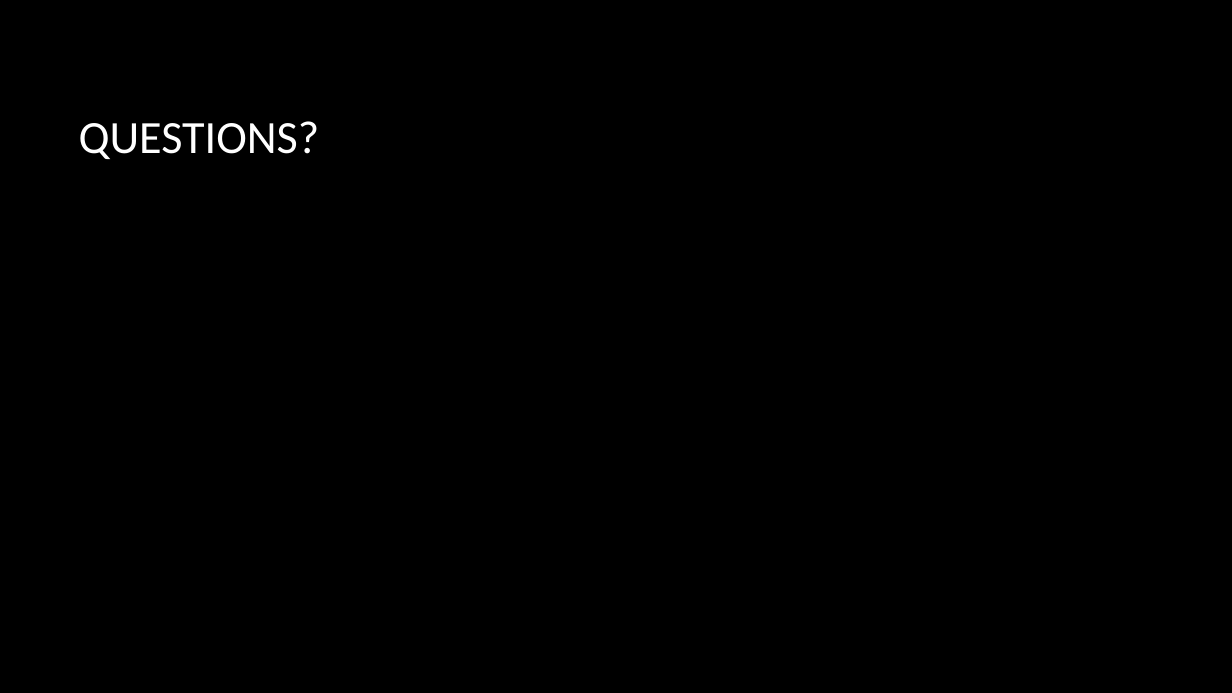
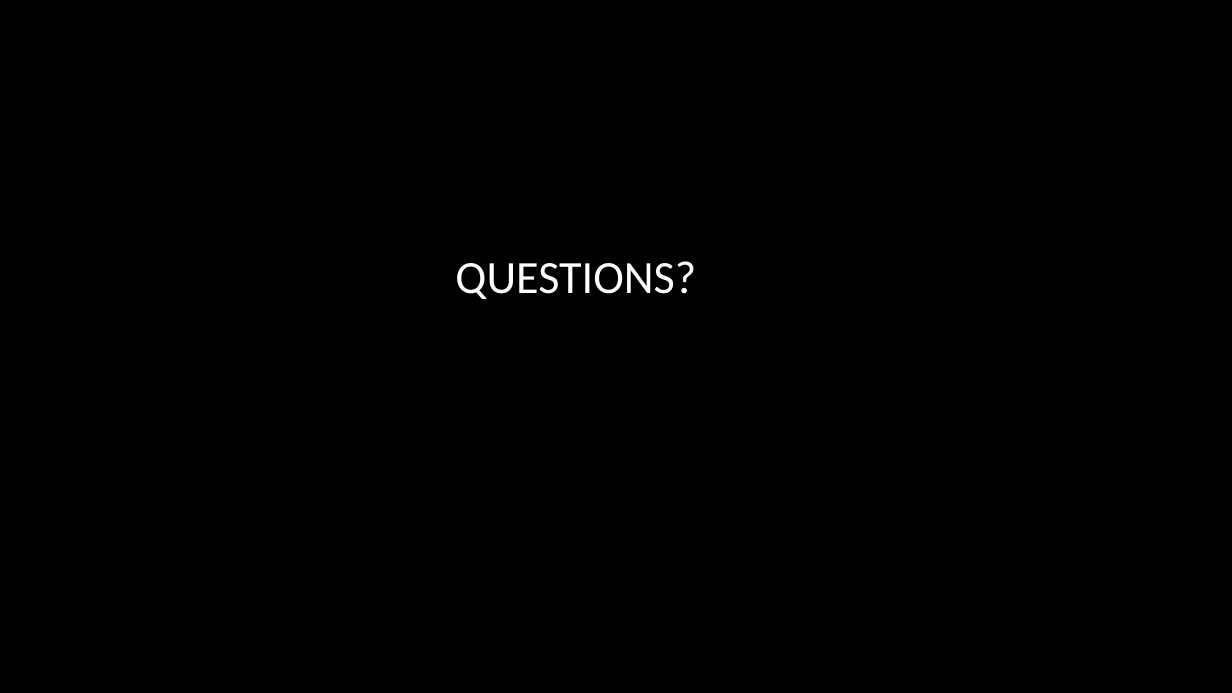
Before and after one commit to TheJonBovi/Pitch_Identifier, a slide deck: slide 15 of embedded C project .pptx (slide 10 before the commit). Drawn at 1232x693 pixels with LibreOffice and Linux fonts; fonts in the diff are those of the drawing; background and template pictures are left out. Boxes give left, top, right and bottom in pixels: in the first picture for what was removed or moved away, otherwise in the second. Text is boxed around its words. In the diff, an @@ line names an element or a change of style, - is before the commit and + after.

```diff
--- a/embedded C project .pptx
+++ b/embedded C project .pptx
@@ title "QUESTIONS?" at bbox=[455, 261, 696, 299]: alignment left to centre @@
```
Also in this commit, not shown: 7 other slides changed, 6 slides added, 2 slides removed.
